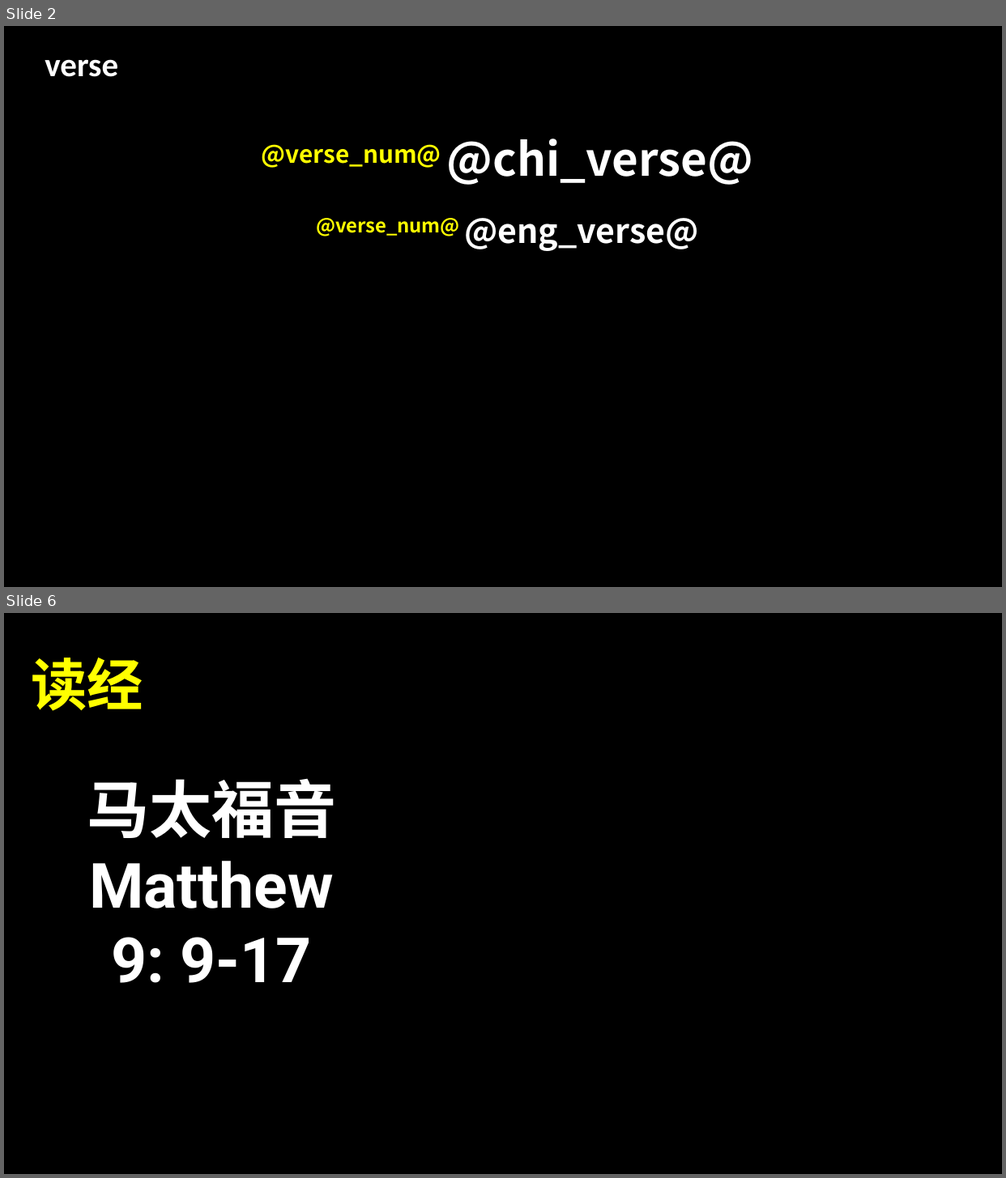
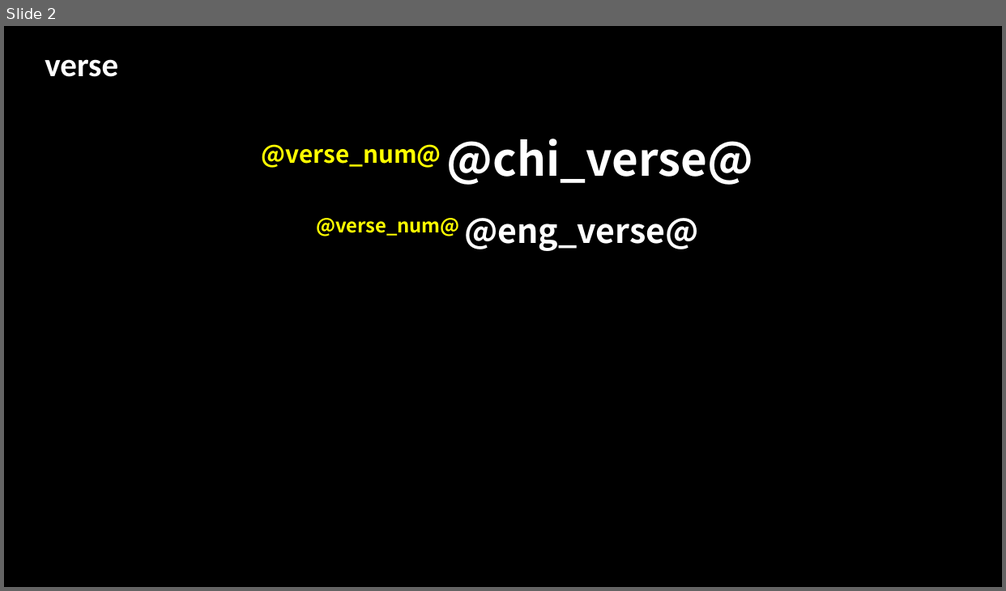
Before and after one commit to DrakonDarquesse/bvpg, a slide deck: api/template/passage_template.pptx. Shown one above the other, each under a label of ours: slides 2 and 6 before the commit, slide 2 after it; the slides between them are not shown. The pictures are 1006x1178 and 1006x591 pixels, drawn with LibreOffice and Linux fonts; fonts in the diff are those of the drawing. Boxes give left, top, right and bottom in pixels: in the first picture for what was removed or moved away, otherwise in the second. Text is boxed around its words. In the diff, an @@ line names an element or a change of style, - is before the commit and + after.

```diff
--- a/api/template/passage_template.pptx
+++ b/api/template/passage_template.pptx
@@ slide 6 removed at <box>4,613,1002,1174</box>, background #000000 @@
@@ text removed at <box>31,658,143,711</box> @@
-读经
@@ text removed at <box>87,778,336,983</box> @@
-马太福音
-Matthew
-9: 9-17
```
Also in this commit, not shown: 3 other slides removed.
